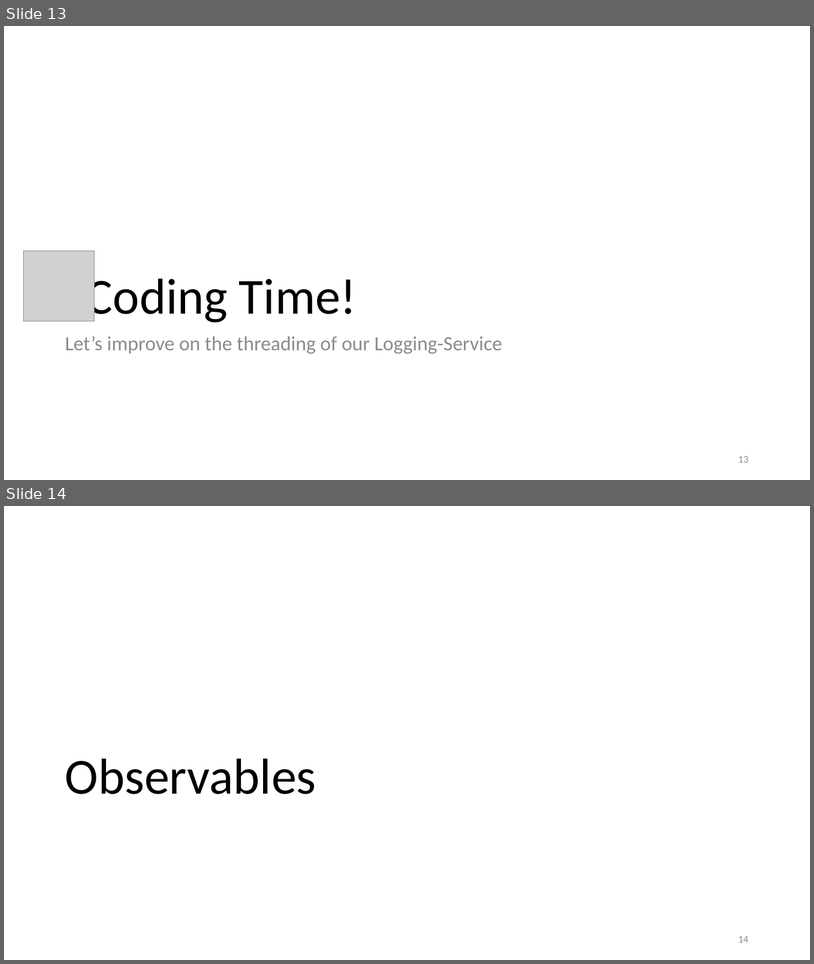
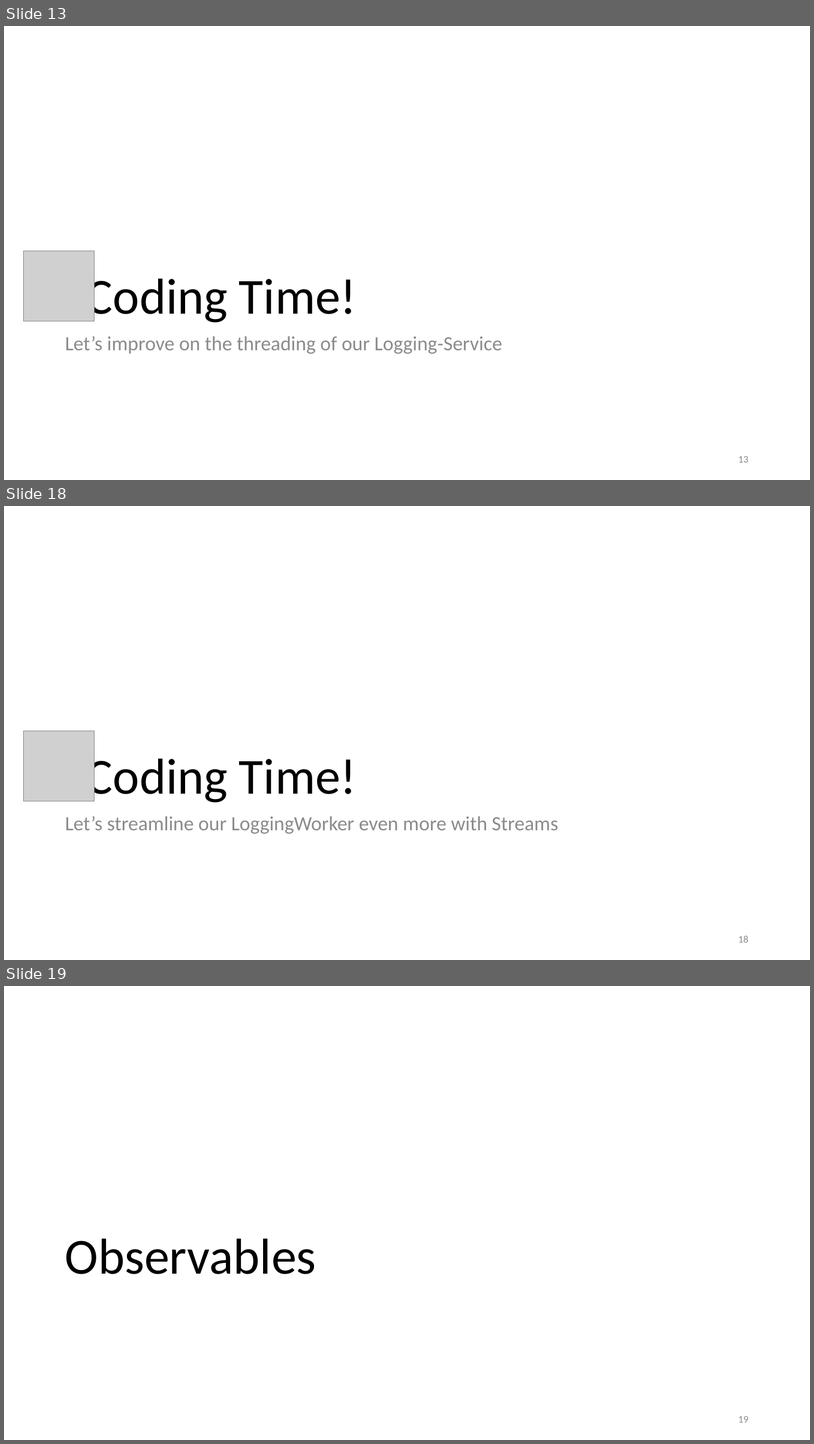
Before and after one commit to jpenniman/java-ms-training, a slide deck: slide-decks/Asynchronous-programming-Part-2.pptx. Shown one above the other, each under a label of ours: slides 13 and 14 before the commit, slides 13, 18 and 19 after it; the slides between them are not shown. The pictures are 814x964 and 814x1444 pixels, drawn with LibreOffice and Linux fonts; fonts in the diff are those of the drawing; grey boxes stand for pictures; background and template pictures are left out. Boxes give left, top, right and bottom in pixels: in the first picture for what was removed or moved away, otherwise in the second. Text is boxed around its words. In the diff, an @@ line names an element or a change of style, - is before the commit and + after.

Commit message:
Streams

```diff
--- a/slide-decks/Asynchronous-programming-Part-2.pptx
+++ b/slide-decks/Asynchronous-programming-Part-2.pptx
@@ slide 18 added at [4, 506, 810, 960], background #FFFFFF @@
@@ picture added at [24, 730, 95, 801] @@
@@ title added at [86, 752, 357, 802], 60 pt, text #000000 @@
+Coding Time!
@@ text added at [65, 816, 558, 834], 24 pt, text #8C8C8C @@
+Let’s streamline our LoggingWorker even more with Streams
@@ page number added at [738, 935, 749, 942], 12 pt, text #8C8C8C @@
+18
@@ what was slide 14 is now slide 19 @@
@@ page number at [738, 1416, 749, 1422]: text changed @@
-14
+19
```
Also in this commit, not shown: 5 other slides added.
